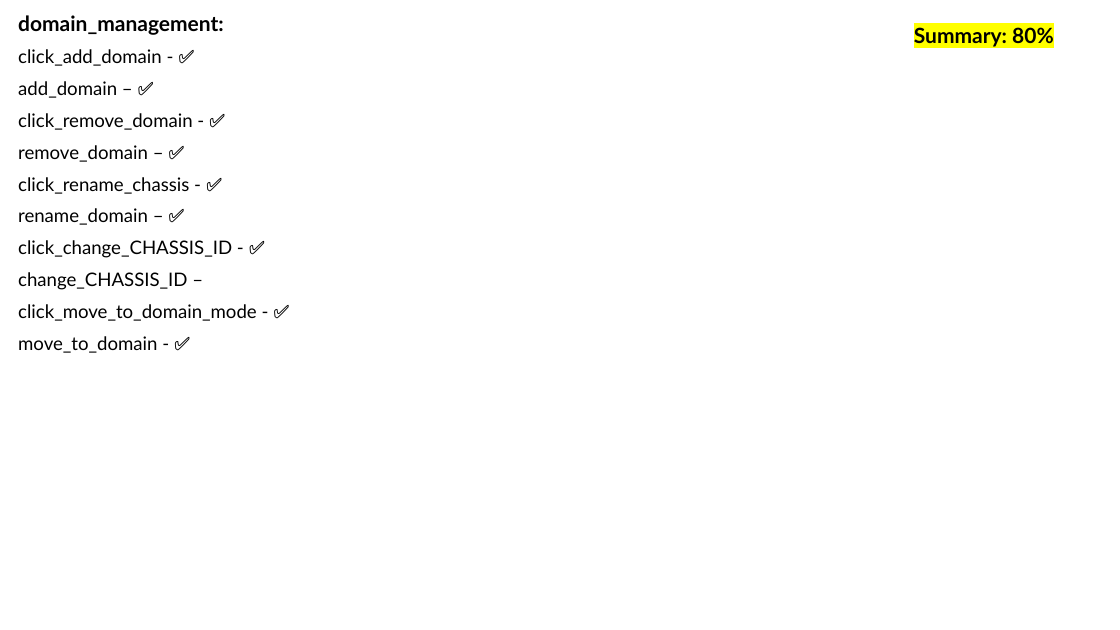
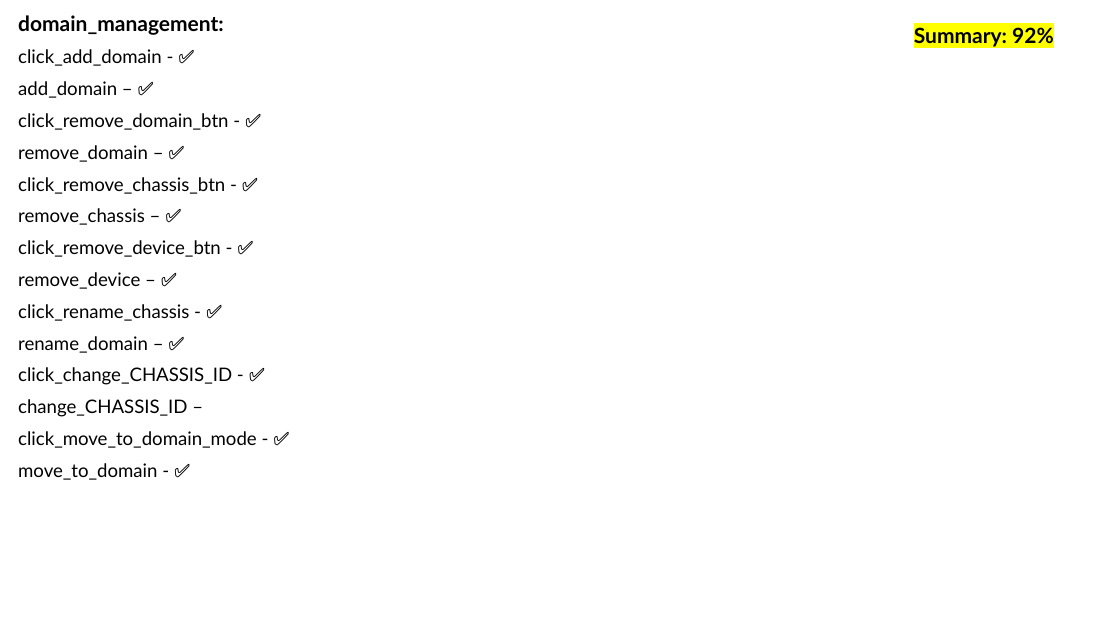
Before and after one commit to Yuval10Dahan/LightWatch_WEB, a slide deck: slide 21 of Docs/Progress_Check_Box.pptx. Drawn at 1120x630 pixels with LibreOffice and Linux fonts; fonts in the diff are those of the drawing. Boxes give left, top, right and bottom in pixels: in the first picture for what was removed or moved away, otherwise in the second. Text is boxed around its words. In the diff, an @@ line names an element or a change of style, - is before the commit and + after.

```diff
--- a/Docs/Progress_Check_Box.pptx
+++ b/Docs/Progress_Check_Box.pptx
@@ text at [914,27,1054,47]: text changed @@
-Summary: 80%
+Summary: 92%
@@ subtitle at [18,113,228,130]: text changed @@
-click_remove_domain - ✅
+click_remove_domain_btn - ✅
@@ subtitle at [18,177,225,289]: paragraphs added @@
+click_remove_chassis_btn - ✅
+remove_chassis – ✅
+click_remove_device_btn - ✅
+remove_device – ✅
```
Also in this commit, not shown: 2 other slides changed, 10 other files.
